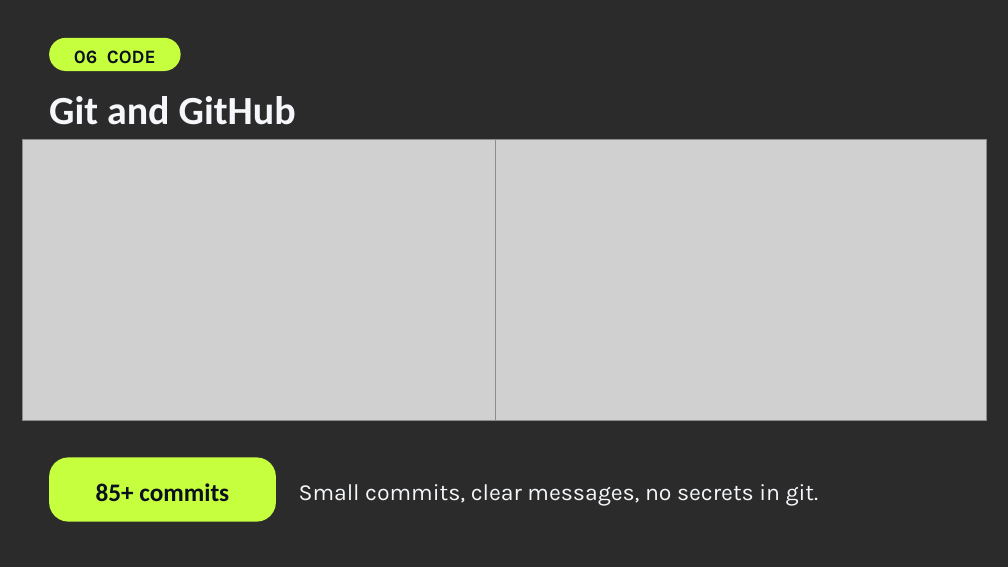
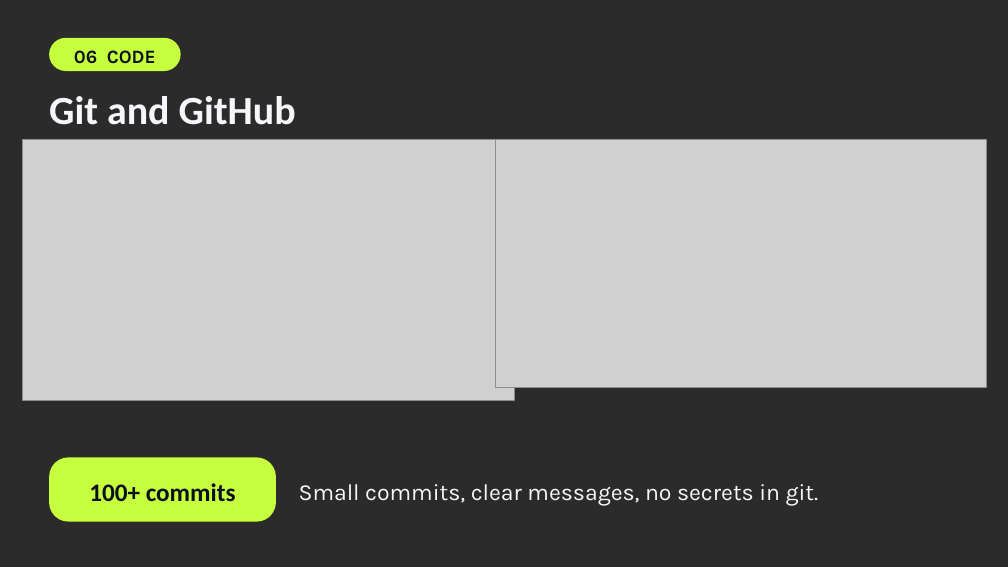
Before and after one commit to brixdorf/ironpass-devops-capstone, a slide deck: slide 7 of IronPass-Presentation.pptx. Drawn at 1008x567 pixels with LibreOffice and Linux fonts; fonts in the diff are those of the drawing; grey boxes stand for pictures; background and template pictures are left out; a plain dark background stands for a picture behind light text. Boxes give left, top, right and bottom in pixels: in the first picture for what was removed or moved away, otherwise in the second. Text is boxed around its words. In the diff, an @@ line names an element or a change of style, - is before the commit and + after.

```diff
--- a/IronPass-Presentation.pptx
+++ b/IronPass-Presentation.pptx
@@ picture: place and size @@
-picture at bbox=[23, 140, 514, 420]
+picture at bbox=[23, 140, 514, 401]
@@ picture: place and size @@
-picture at bbox=[495, 140, 987, 420]
+picture at bbox=[495, 140, 987, 388]
@@ text at bbox=[89, 483, 236, 501]: text changed @@
-85+ commits
+100+ commits
```
Also in this commit, not shown: 6 other slides changed, 4 other files.
